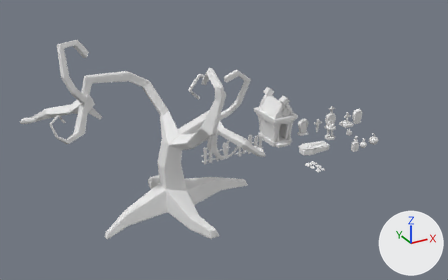
What one commit did to the FBX model Assets/3D/enviro.fbx.
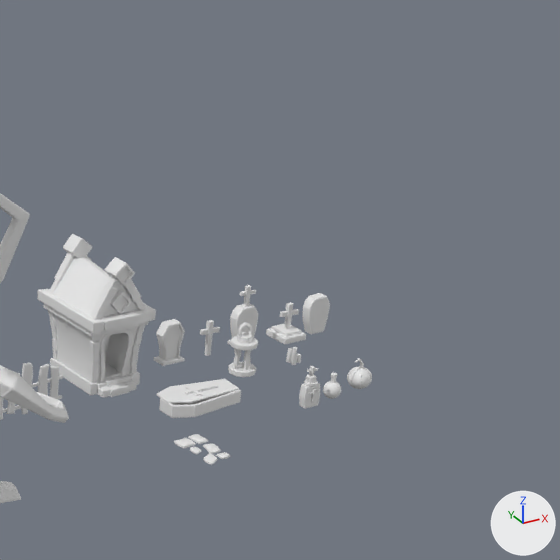
Old and new are each drawn whole from a camera (50 mm lens) standing at (-25.6, -36.8, 19.5) and looking at (-7.5, -3.9, 3.0) and again close up on the part from 54% to 100% of the width and 0% to 74% of the height. Every picture has the same lights, and +X, +Y and +Z are marked at lower right. Where no turn or scale is listed for an object, it has been applied to the vertices.

The older version as bpy lines, for what is in view:
```python
me_mesh_006 = bpy.data.meshes.new('Mesh.006')
me_mesh_006.from_pydata(...)  # 89 vertices, 82 faces; spans x -0.093..0.722, y -0.4..0.086, z -0.652..0.599
me_mesh_011 = bpy.data.meshes.new('Mesh.011')
me_mesh_011.from_pydata(...)  # 2525 vertices, 2508 faces; spans x -8.29..6.32, y -5.46..3.91, z -1.14..10.81
me_mesh_023 = bpy.data.meshes.new('Mesh.023')
me_mesh_023.from_pydata(...)  # 72 vertices, 140 faces; spans x -0.093..0.722, y -0.325..0.0, z -0.587..0.599
ob_arbre = bpy.data.objects.new('arbre', me_mesh_011)
ob_arbre.location = (-11.71, -5.23, 0.0)
ob_pierre_tombale_5 = bpy.data.objects.new('pierre tombale 5', me_mesh_023)
ob_pierre_tombale_5.location = (6.97, 0.16, 0.48)
ob_pierretombale1 = bpy.data.objects.new('pierretombale1', me_mesh_006)
ob_pierretombale1.location = (1.47, 0.16, 0.68)
# also in view: 'caveau' at (-0.7, 0.3, 1.9); 'lampion' at (1.5, -2.4, 0.8); 'barriere2' at (-3.8, -1.0, 0.7); 'pierre tombale2' at (4.5, 0.0, 1.0); 'pierre tombale 4' at (6.0, -0.2, 0.6)
```
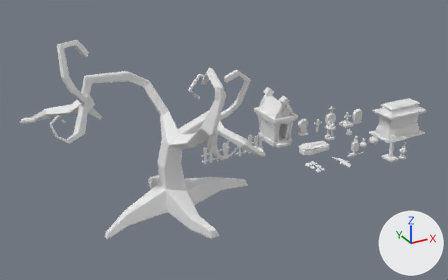
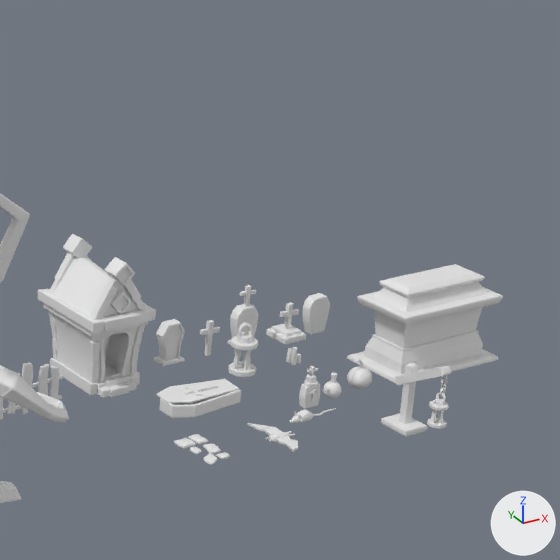
Location of each change, [x1, y1, x2, y2] in pixels of the close-ups (560 x 560 px):
'grosse tombe', added
    after: [347, 264, 503, 385]
'lampion2', added
    after: [381, 363, 451, 437]
'chauvesouris', added
    after: [247, 423, 298, 452]
'rat', added
    after: [289, 408, 336, 423]
'lampion', unchanged, covered by the edit
    before: [157, 323, 258, 418]
'cerceuil', unchanged, uncovered by the edit
    after: [157, 379, 241, 418]

What the commit changed:
Mesh me_mesh_024 is new.
It has 104 vertices, 86 faces and spans x -1.93..1.93, y -1.12..1.12, z 0.0..2.64.
Mesh me_mesh_026 is new.
It has 143 vertices, 266 faces and spans x -0.74..0.88, y -0.16..0.16, z -0.05..0.22.
Mesh me_mesh_027 is new.
It has 248 vertices, 262 faces and spans x -0.48..0.39, y -0.95..0.98, z -0.14..0.13.
Mesh me_mesh_028 is new.
It has 1213 vertices, 2386 faces and spans x -0.38..0.38, y -1.42..0.48, z 0.0..2.23.
Object 'grosse tombe' (ob_grosse_tombe) is new; it shows me_mesh_024.
Its location is (8.5, -3.44, 0.0).
Object 'rat' (ob_rat) is new; it shows me_mesh_026.
Its location is (2.91, -5.05, 0.05).
Object 'chauvesouris' (ob_chauvesouris) is new; it shows me_mesh_027.
Its location is (1.46, -5.6, 0.0).
Object 'lampion2' (ob_lampion2) is new; it shows me_mesh_028.
Its location is (4.72, -6.75, 0.0).
